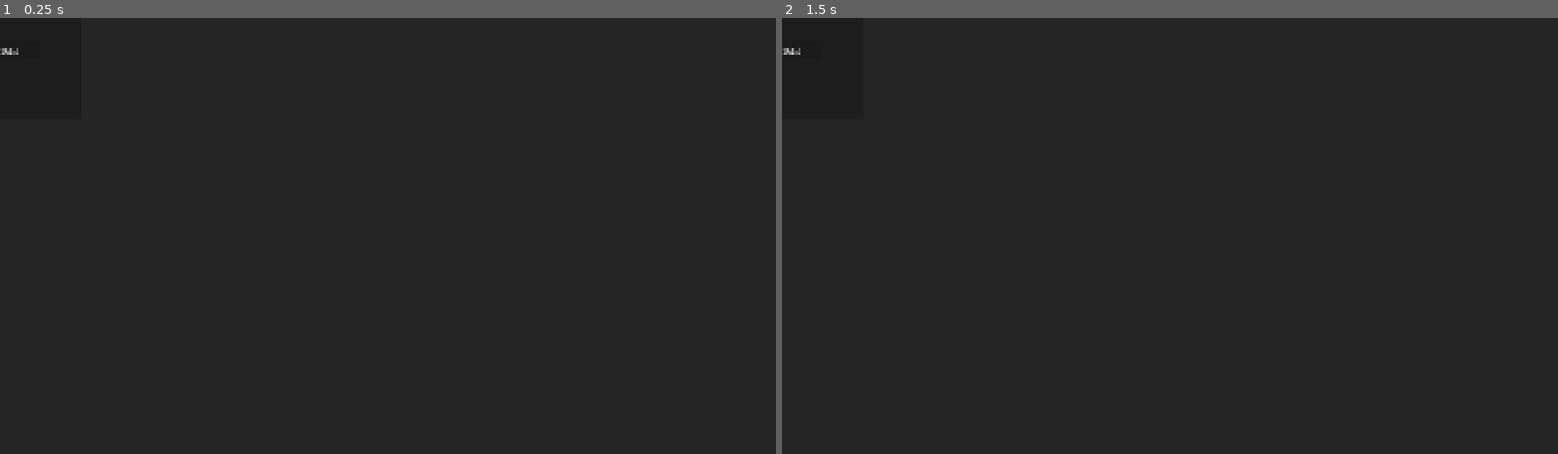
Above: before the commit, frames 1-2 (left to right).
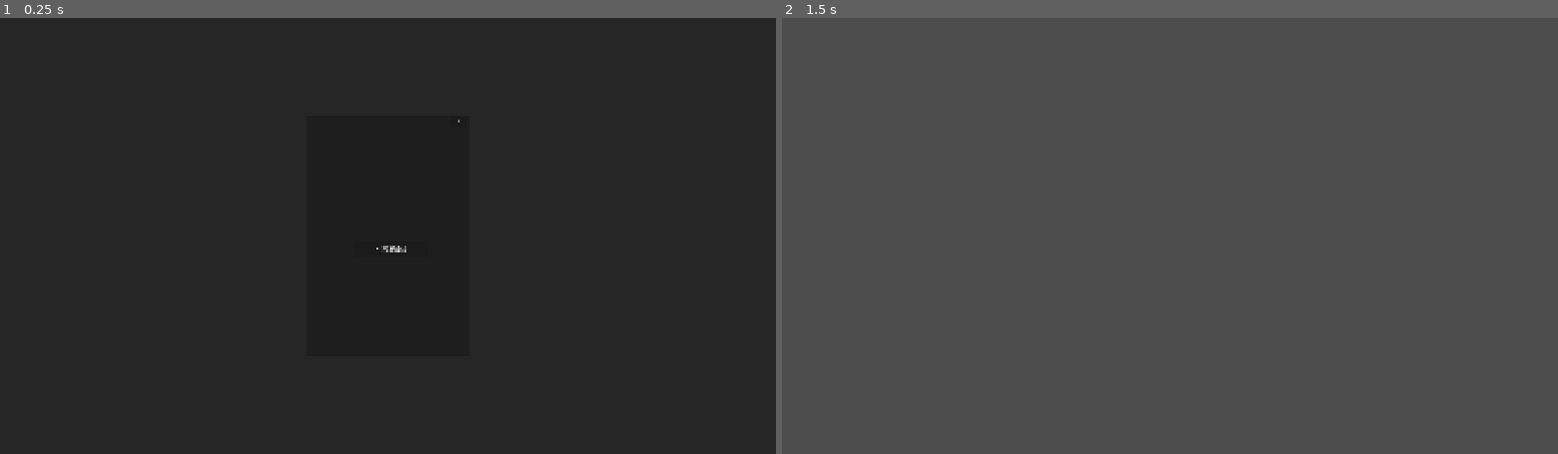
Above: after the commit, the same moments.

Repository: ChrisUtada/tec3g
Game: Godot game, scene res://scenes/multimedia_panel.tscn
Same seed, same stepped clock (60 frames per second), same inputs: the game is played once before the commit and once after it. This scene is started directly instead of the project's main scene.
Inputs (mouse positions are in pixels of both pictures, inside the frame that each line leads up to):
- Up to frame 1 (0.25 s): no input
- Up to frame 2 (1.5 s): click "▶ 播放语音" at 0.5 s; click (1239, 122) at 1.25 s, where only the run after the commit has a clickable "✕"

The runs differ from the first frame. In frame 1, less than 0.1% of the frame differs, in the area x 0-60%, y 6-54%; in frame 2, 100%, in the area x 0-100%, y 0-100%.

Commit message:
fix: TextLabel path + ContentPanel initial offsets

Diff:
--- a/scenes/multimedia_panel.tscn
+++ b/scenes/multimedia_panel.tscn
@@ -20,10 +20,10 @@
 
 [node name="ContentPanel" type="Panel" parent="DimBg"]
 layout_mode = 0
-offset_left = -200
-offset_top = -250
-offset_right = 200
-offset_bottom = 250
+offset_left = 760
+offset_top = 240
+offset_right = 1160
+offset_bottom = 840
 mouse_filter = 1
 
 [node name="CloseBtn" type="Button" parent="DimBg/ContentPanel"]
--- a/scripts/multimedia_panel.gd
+++ b/scripts/multimedia_panel.gd
@@ -9,7 +9,7 @@
 @onready var image_rect: TextureRect = $DimBg/ContentPanel/ImageRect
 @onready var audio_row: Control = $DimBg/ContentPanel/AudioRow
 @onready var play_btn: Button = $DimBg/ContentPanel/AudioRow/PlayBtn
-@onready var text_label: Label = $DimBg/ContentPanel/TextLabel
+@onready var text_label: Label = $DimBg/ContentPanel/ScrollContainer/TextLabel
 @onready var scroll: ScrollContainer = $DimBg/ContentPanel/ScrollContainer
 
 func _ready():
Not shown, added: scripts/multimedia_content.gd.uid
Not shown, added: scripts/multimedia_panel.gd.uid
